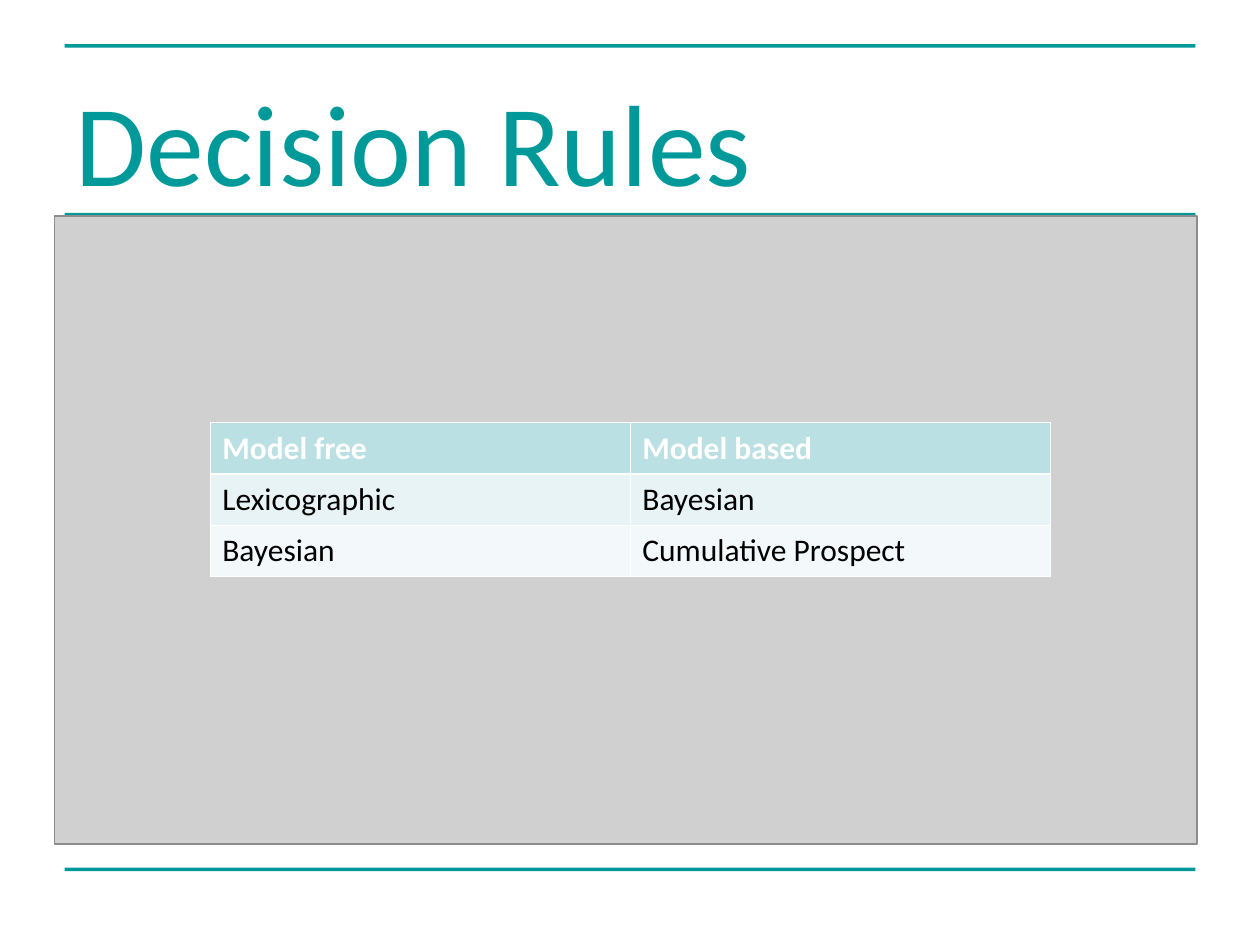
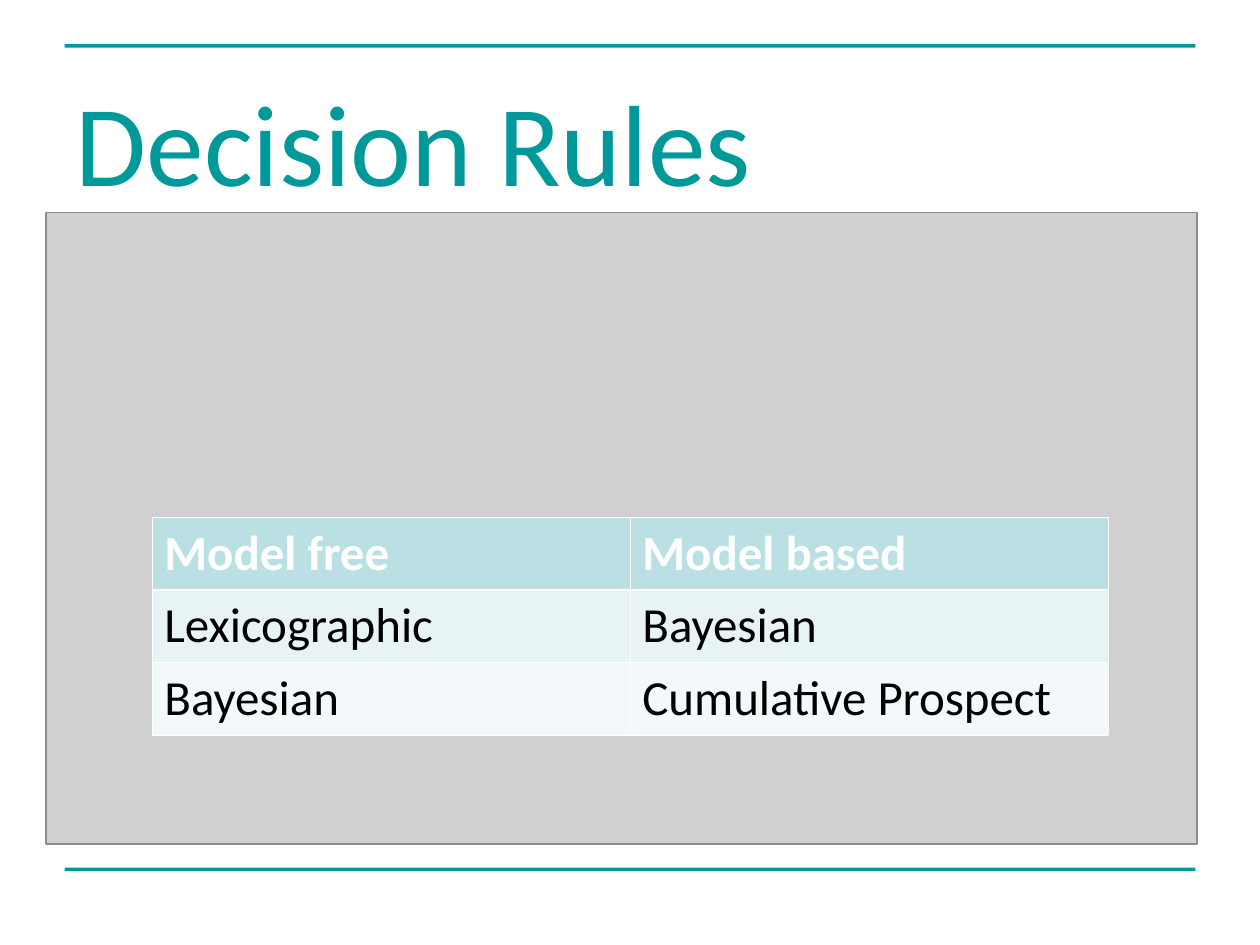
Before and after one commit to greenape/bsps2015, a slide deck: slide 13 of presentation/risky_aging_bsps.ppt. Drawn at 1260x945 pixels with LibreOffice and Linux fonts; fonts in the diff are those of the drawing; grey boxes stand for pictures. Boxes give left, top, right and bottom in pixels: in the first picture for what was removed or moved away, otherwise in the second. Text is boxed around its words. In the diff, an @@ line names an element or a change of style, - is before the commit and + after.

```diff
--- a/presentation/risky_aging_bsps.ppt
+++ b/presentation/risky_aging_bsps.ppt
@@ picture: place and size @@
-picture at [54,215,1197,844]
+picture at [47,213,1197,844]
@@ table at [152,518,1108,732] @@
@@ size 18 to 28 pt @@
@@ table: place and size @@
-table at [210,423,1050,577]
+table at [152,518,1108,732]
```
Also in this commit, not shown: 8 other slides changed.
